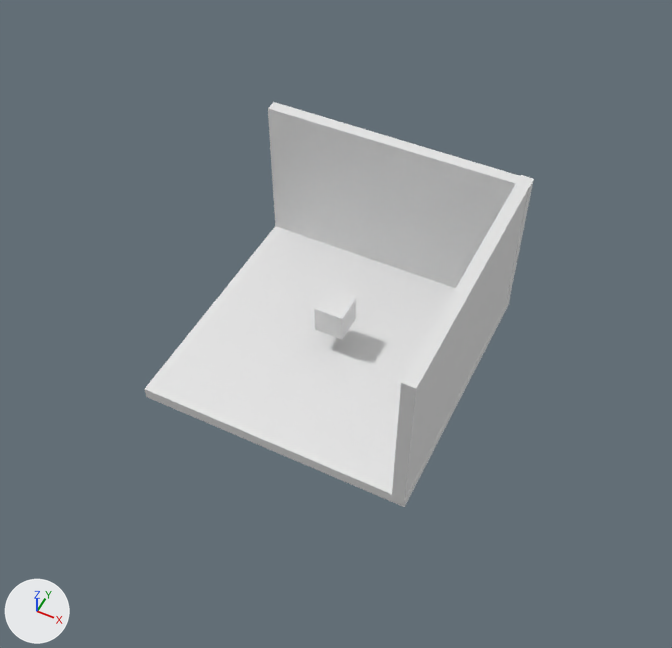
The Blender file Art/classroom.blend as it was, and as the next commit left it.
Camera for both pictures: a 50 mm lens placed at (18.4, -36.8, 51.6), pointed at (0.9, -1.7, 7.7). Every picture has the same lights, and +X, +Y and +Z are marked at lower left.

In view in the first picture: 'Desk', 'Floor', 'Wall1', 'Wall2'.
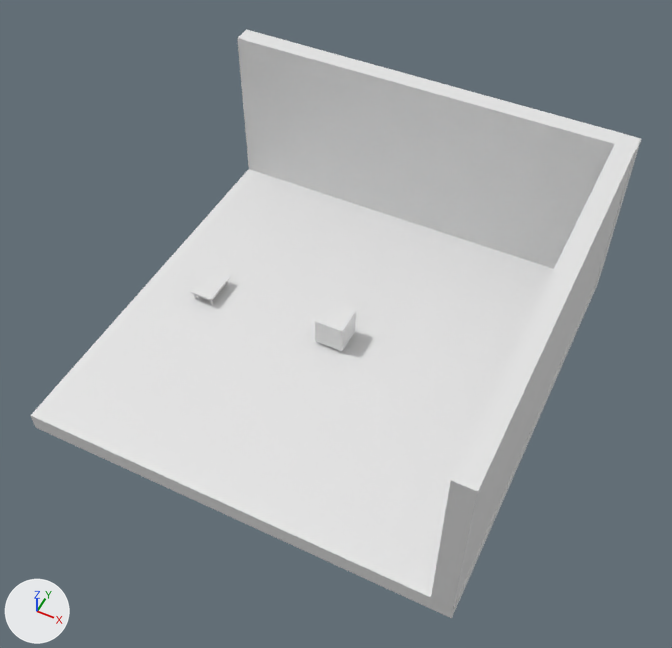
Location of each change, [x1, y1, x2, y2] in pixels of the pictures (672 x 648 px):
'Floor', rescaled (56% wider, 60% taller)
    before: [144, 226, 510, 507]
    after: [30, 169, 601, 618]
'Wall2', rescaled, moved (52% wider, 23% taller)
    before: [268, 102, 534, 309]
    after: [237, 29, 641, 283]
'Wall1', rescaled, moved (47% wider, 44% taller)
    before: [391, 175, 534, 504]
    after: [431, 133, 641, 608]
'Desk', moved, rescaled (35% shorter)
    before: [314, 289, 356, 339]
    after: [190, 269, 231, 301]
'Cube', added
    after: [315, 302, 356, 351]
'Drawer', added
    after: [197, 282, 227, 300]

What changed in the scene script:
```text
Change ob_floor:
    ob_floor.scale: (9.19, 9.19, 0.418) -> (14.3, 14.3, 0.648)
Change ob_wall1:
    ob_wall1.location: (8.751, -0.02, 8.94) -> (8.751, -0.02, 7.684)
    ob_wall1.scale: (5.57, 9.19, 0.418) -> (3.78, 9.19, 0.418)
Change ob_wall2:
    ob_wall2.location: (0.0068, 8.637, 8.94) -> (0.0068, 8.781, 7.671)
    ob_wall2.scale: (5.57, 9.19, 0.418) -> (3.78, 9.19, 0.418)
Change ob_desk:
    ob_desk.location: (0.0, 0.0, 6.56) -> (-9.73, 0.0, 4.88)
    ob_desk.scale: (1.0, 1.0, 1.0) -> (1.27, 0.851, -0.0547)
Add ob_desk_002:
    ob_desk_002 = bpy.data.objects.new('Desk.002', me_cube_004.copy())  # the mesh of ob_desk
    ob_desk_002.parent = ob_drawer
    ob_desk_002.matrix_parent_inverse = Matrix(((1.48, 0.0, 0.0, 0.000636), (0.0, 2.21, 0.0, 0.0235), (0.0, 0.0, -73.68, 466.0), (0.0, 0.0, 0.0, 1.0)))
    ob_desk_002.location = (-0.00043, 0.426, 6.442)
    ob_desk_002.rotation_euler = (1.571, 0.0, 0.0)  # degrees (90, 0, 0)
    ob_desk_002.scale = (0.647, -0.117, -0.0146)
Add ob_drawer:
    ob_drawer = bpy.data.objects.new('Drawer', me_cube_004.copy())  # the mesh of ob_desk
    ob_drawer.parent = ob_desk
    ob_drawer.matrix_parent_inverse = Matrix(((1.249, 0.0, 0.0, 0.0), (0.0, 1.865, 0.0, 0.0), (0.0, 0.0, -28.99, 190.1), (0.0, 0.0, 0.0, 1.0)))
    ob_drawer.location = (-0.00043, -0.0106, 6.324)
    ob_drawer.scale = (0.662, 0.443, -0.0133)
Add ob_cube:
    ob_cube = bpy.data.objects.new('Cube', me_cube_004.copy())  # the mesh of ob_desk
    ob_cube.location = (0.0, 0.0, 5.35)
```
